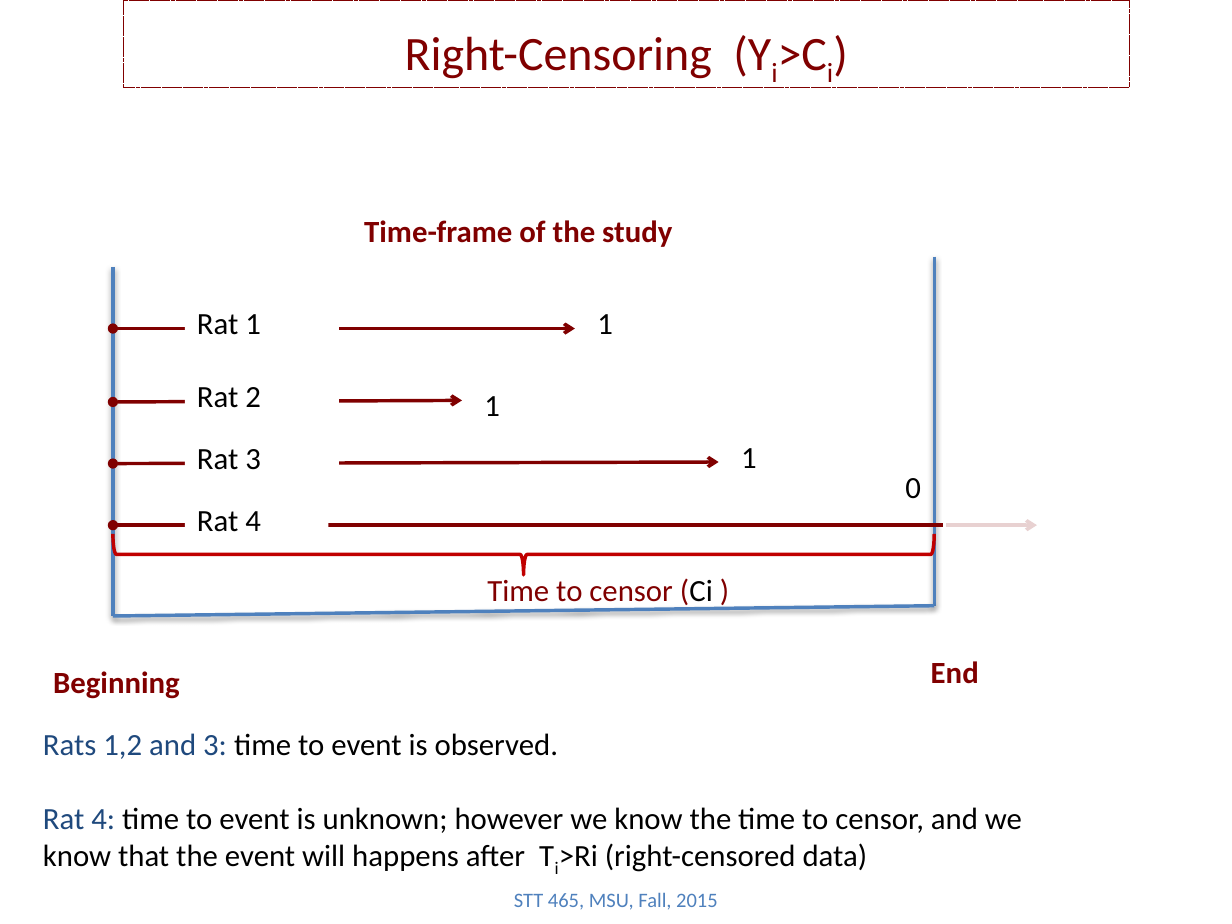
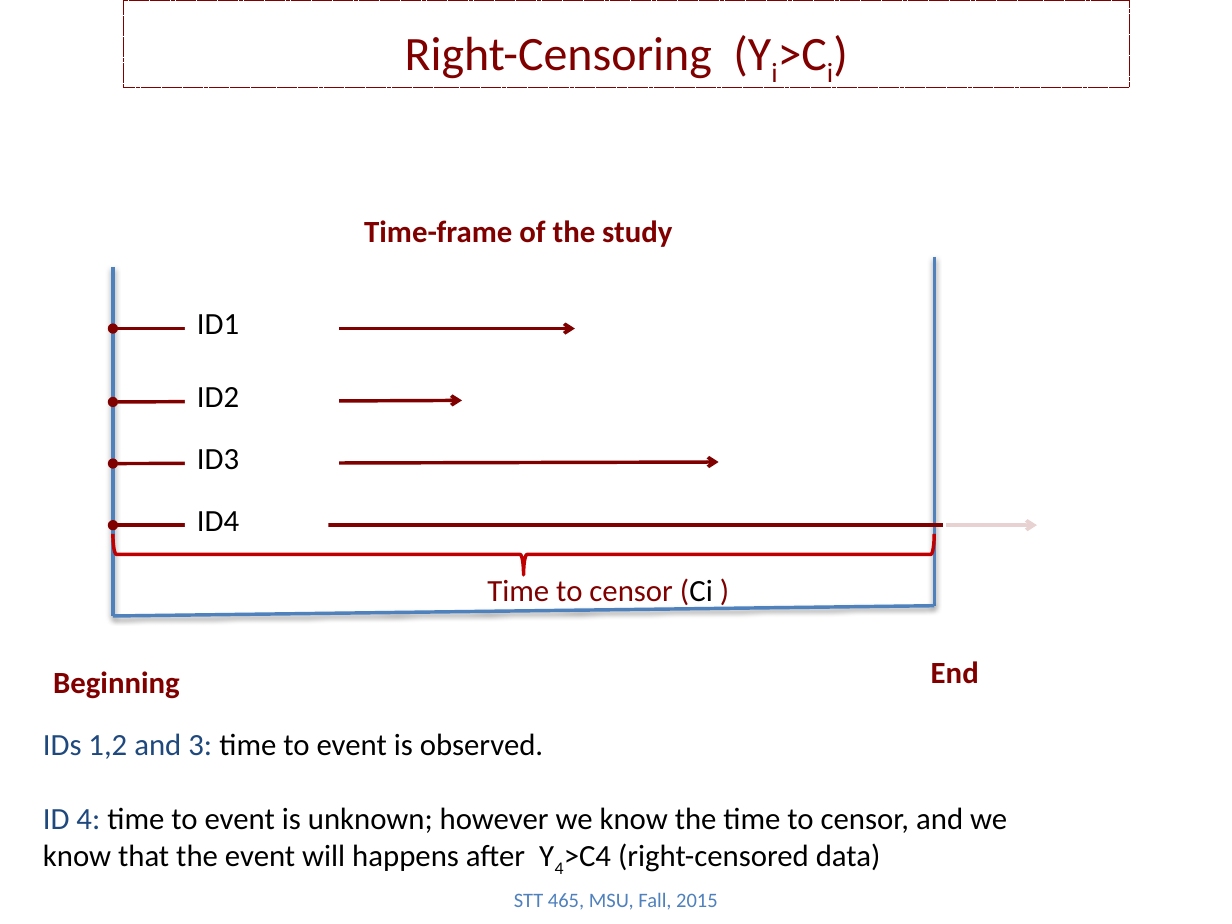
Before and after one commit to Boukos/STT465, a slide deck: slide 3 of STT465_14.pptx (slide 6 before the commit). Drawn at 1232x924 pixels with LibreOffice and Linux fonts; fonts in the diff are those of the drawing. Boxes give left, top, right and bottom in pixels: in the first picture for what was removed or moved away, otherwise in the second. Text is boxed around its words. In the diff, an @@ line names an element or a change of style, - is before the commit and + after.

```diff
--- a/STT465_14.pptx
+++ b/STT465_14.pptx
@@ text at [197,314,239,334]: text changed @@
-Rat 1
+ID1
@@ text removed at [597,314,613,334] @@
-1
@@ text at [197,387,239,407]: text changed @@
-Rat 2
+ID2
@@ text removed at [484,396,500,416] @@
-1
@@ text at [197,449,239,470]: text changed @@
-Rat 3
+ID3
@@ text removed at [741,448,757,468] @@
-1
@@ text removed at [905,478,921,499] @@
-0
@@ text at [197,511,239,531]: text changed @@
-Rat 4
+ID4
@@ text at [43,733,1007,872]: text changed @@
-Rats 1,2 and 3: time to event is observed.
-Rat 4: time to event is unknown; however we know the time to censor, and we know that the event will happens after Ti>Ri (right-censored data)
+IDs 1,2 and 3: time to event is observed.
+ID 4: time to event is unknown; however we know the time to censor, and we know that the event will happens after Y4>C4 (right-censored data)
```
Also in this commit, not shown: 7 other slides changed, 4 slides added, 3 slides removed, 3 other files.
